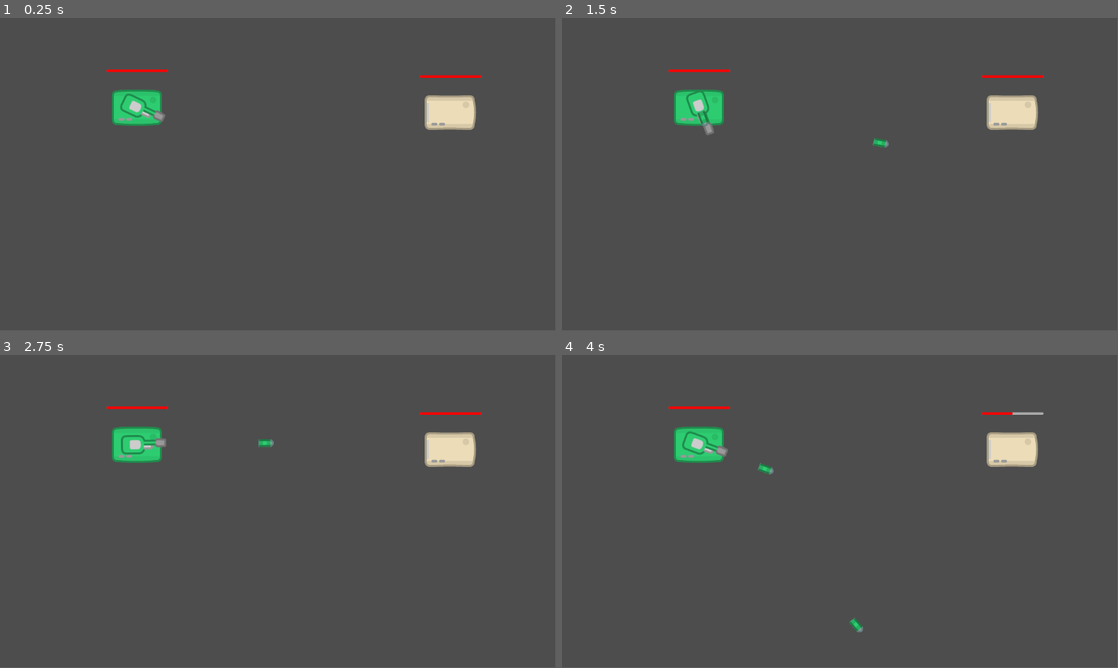
Above: before the commit, frames 1-4 (two rows, left to right).
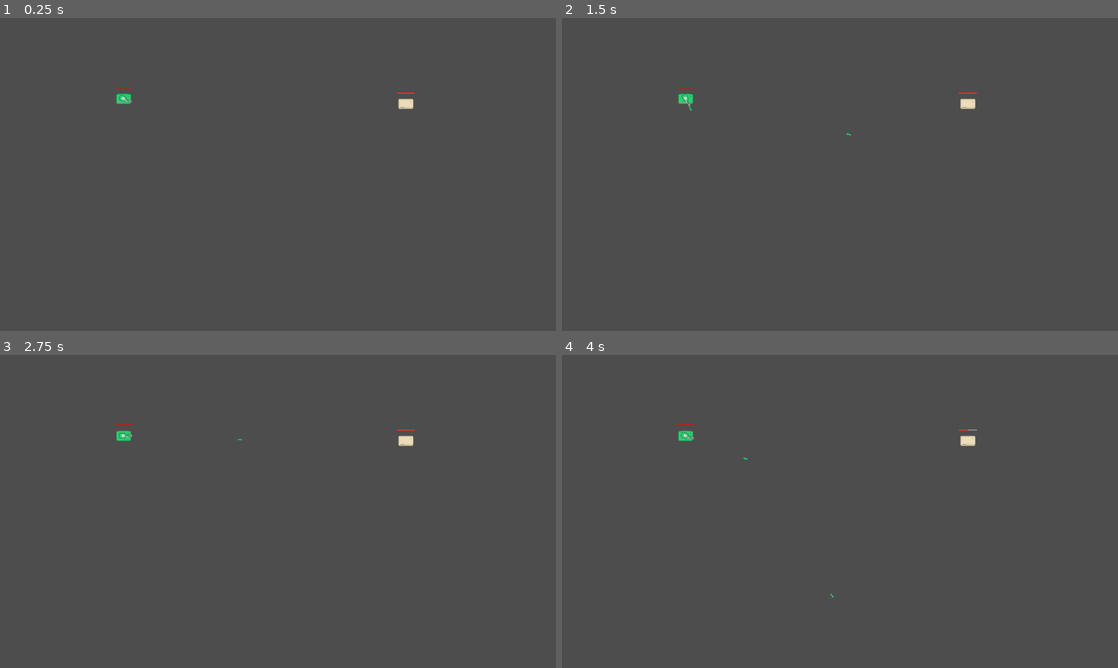
Above: after the commit, the same moments.

Repository: georgetruong/TankDefender
Game: Godot game, scene res://scenes/level.tscn
The game is run twice, just before and just after one commit, with the same random seed, the same clock (stepped at 60 frames per second) and the same inputs.
Inputs (mouse positions are in pixels of both pictures, inside the frame that each line leads up to):
- Up to frame 1 (0.25 s): no input
- Up to frame 2 (1.5 s): tap Enter at 0.5 s; move the mouse to (962, 158) at 0.52 s; click (962, 158) at 0.67 s; move the mouse to (728, 190) at 1.27 s; click (728, 190) at 1.42 s
- Up to frame 3 (2.75 s): move the mouse to (333, 442) at 2.02 s; click (333, 442) at 2.17 s
- Up to frame 4 (4 s): move the mouse to (812, 574) at 2.77 s; click (812, 574) at 2.92 s; move the mouse to (1006, 558) at 3.52 s; click (1006, 558) at 3.67 s
In our replay, the window is 799x449 before the commit and 800x450 after it. These sizes can differ from the game's own. Grey fills any space a smaller window leaves; there, only what the larger window draws over its background counts as a difference.

The runs differ from the first frame. In frame 1, 2.3% of the frame differs, in the area x 19-87%, y 16-36%; in frame 2, 2.4%; in frame 3, 2.4%; in frame 4, 2.4%, in the area x 19-87%, y 16-89%.

Commit message:
Resize viewport and game objects

Diff:
--- a/project.godot
+++ b/project.godot
@@ -15,6 +15,12 @@
 config/features=PackedStringArray("4.2", "Forward Plus")
 config/icon="res://icon.svg"
 
+[display]
+
+window/size/viewport_width=1280
+window/size/viewport_height=720
+window/stretch/mode="canvas_items"
+
 [layer_names]
 
 2d_physics/layer_1="world"
--- a/scenes/level.tscn
+++ b/scenes/level.tscn
@@ -6,10 +6,6 @@
 [node name="Level" type="Node2D"]
 
 [node name="Tank" parent="." instance=ExtResource("1_y77hv")]
-current_health = 100
-max_health = 100
-move_speed = 200
-sprite_size = Vector2(128, 128)
 
 [node name="EnemyUnit" parent="." instance=ExtResource("2_54kv0")]
 position = Vector2(935, 198)
--- a/scenes/projectile.tscn
+++ b/scenes/projectile.tscn
@@ -15,14 +15,17 @@
 
 [node name="TilesheetSprite" parent="." instance=ExtResource("1_as1x8")]
 rotation = 1.5708
+scale = Vector2(0.33, 0.33)
 texture = ExtResource("2_60jiw")
 region_rect = Rect2(538, 585, 16, 32)
 
 [node name="CollisionShape2D2" type="CollisionShape2D" parent="."]
 rotation = 1.5708
+scale = Vector2(0.33, 0.33)
 shape = SubResource("CapsuleShape2D_sqvco")
 
 [node name="Area2D" type="Area2D" parent="."]
+scale = Vector2(0.33, 0.33)
 collision_layer = 4
 collision_mask = 9
 
--- a/scenes/tank.tscn
+++ b/scenes/tank.tscn
@@ -10,10 +10,11 @@
 
 [node name="Tank" type="CharacterBody2D"]
 position = Vector2(285, 186)
+scale = Vector2(0.33, 0.33)
 collision_layer = 2
 collision_mask = 25
 script = ExtResource("1_rp7qp")
-move_speed = 300
+move_speed = 100
 
 [node name="HealthBar" parent="." instance=ExtResource("2_clx2n")]
 
--- a/scenes/unit.tscn
+++ b/scenes/unit.tscn
@@ -10,6 +10,7 @@
 
 [node name="Unit" type="CharacterBody2D"]
 position = Vector2(217, 122)
+scale = Vector2(0.33, 0.33)
 collision_layer = 0
 collision_mask = 0
 script = ExtResource("1_kvfto")
--- a/scripts/tank.gd
+++ b/scripts/tank.gd
@@ -33,8 +33,8 @@
 		var direction = (target_position - global_position).normalized()
 		if global_position.distance_to(target_position) > 5:
 			# TODO: BUG - Speed is nil
-			#velocity = direction * speed
-			velocity = direction * 200
+			velocity = direction * move_speed
+			#velocity = direction * 200
 			look_at(target_position)
 			move_and_slide()
 		else:
@@ -50,10 +50,10 @@
 func setup_target_line():
 
 	#target_line.default_color = Color.GREEN
-	target_line.width = 2
+	target_line.width = 5
 	target_line.points = [Vector2.ZERO, Vector2.ZERO]
 
-	var dash_texture = create_dash_texture(3, Color.GREEN)
+	var dash_texture = create_dash_texture(10, Color.GREEN)
 	target_line.texture = dash_texture
 	target_line.texture_mode = Line2D.LINE_TEXTURE_TILE
 	target_line.texture_repeat = CanvasItem.TEXTURE_REPEAT_ENABLED
